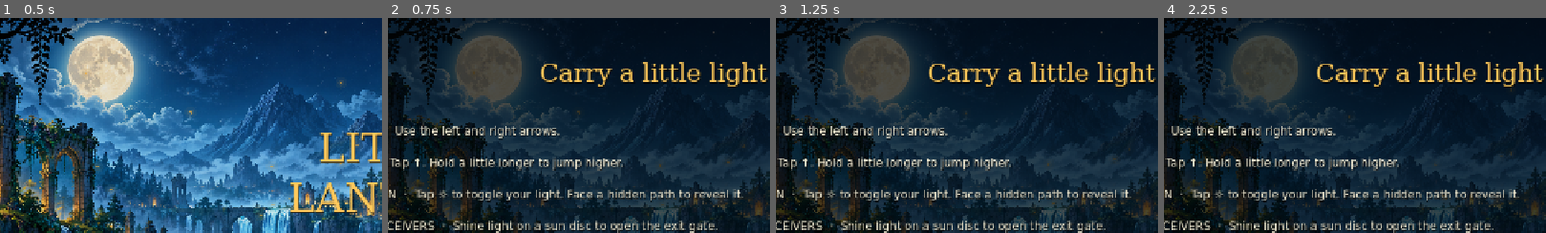
Above: before the commit, frames 1-4 (left to right).
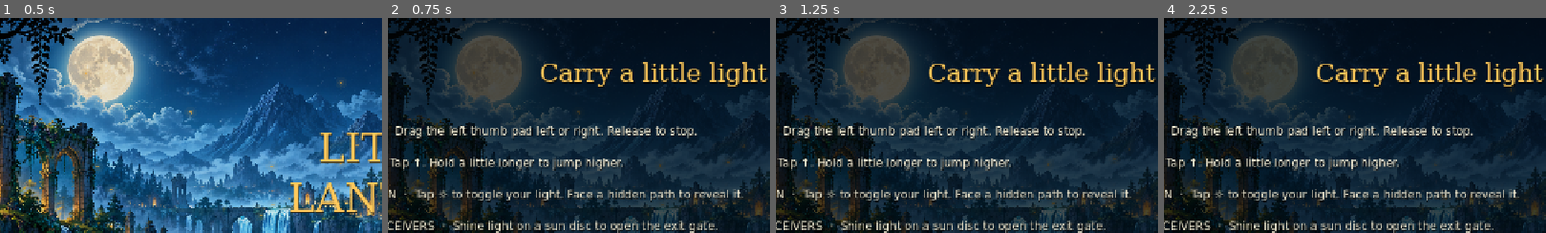
Above: after the commit, the same moments.

Repository: vinovsh/Little-Lantern-game
Game: Godot game, scene res://scenes/main.tscn
The game is run twice, just before and just after one commit, with the same random seed, the same clock (stepped at 60 frames per second) and the same inputs. Sound files missing from this copy of the repository are replaced by a short silence.
Inputs:
- Up to frame 1 (0.5 s): no input
- Up to frame 2 (0.75 s): click "How to play" at 0.5 s
- Up to frame 3 (1.25 s): no input
- Up to frame 4 (2.25 s): click "LET’S EXPLORE" at 1.25 s; click "How to play" at 2 s
The pictures show only the part of the screen within x 15-65%, y 0-50%; the shares and areas given below are measured in that part.

Frame 1 is identical in both runs. In frame 2, 2.3% of the frame differs, in the area x 2-81%, y 50-57%; in frame 3, 2.3%; in frame 4, 2.2%.

Commit message:
Add left drag thumbstick and larger right jump control

Diff:
--- a/project.godot
+++ b/project.godot
@@ -6,7 +6,7 @@
 run/main_scene="res://scenes/main.tscn"
 config/features=PackedStringArray("4.5", "GL Compatibility")
 config/icon="res://assets/art/icon.png"
-config/version="1.0.1"
+config/version="1.0.2"
 
 [autoload]
 Save="*res://scripts/save_service.gd"
--- /dev/null
+++ b/scripts/drag_control.gd
@@ -0,0 +1,61 @@
+class_name LanternDragControl
+extends Node2D
+## One finger owns movement until release, even outside the pad.
+signal axis_changed(value: float)
+const TRAVEL := 46.0
+const DEAD_ZONE := 0.15
+var finger := -1
+var axis := 0.0
+var knob := Vector2.ZERO
+
+func _input(event: InputEvent) -> void:
+	if not is_visible_in_tree():
+		return
+	if event is InputEventScreenTouch:
+		if event.index == finger and (not event.pressed or event.canceled):
+			release()
+			get_viewport().set_input_as_handled()
+		elif event.pressed and not event.canceled and finger == -1:
+			var point: Vector2 = get_global_transform_with_canvas().affine_inverse() * event.position
+			if point.length() <= 82:
+				finger = event.index
+				move_knob(point)
+				get_viewport().set_input_as_handled()
+	elif event is InputEventScreenDrag and event.index == finger:
+		move_knob(get_global_transform_with_canvas().affine_inverse() * event.position)
+		get_viewport().set_input_as_handled()
+
+func move_knob(point: Vector2) -> void:
+	knob = point.limit_length(TRAVEL)
+	var strength := clampf(point.x / TRAVEL, -1, 1)
+	axis = signf(strength) * maxf(0, (absf(strength) - DEAD_ZONE) / (1 - DEAD_ZONE))
+	axis_changed.emit(axis)
+	queue_redraw()
+
+func release() -> void:
+	var was_active := finger != -1 or axis != 0
+	finger = -1
+	axis = 0
+	knob = Vector2.ZERO
+	if was_active:
+		axis_changed.emit(0.0)
+	queue_redraw()
+
+func _notification(what: int) -> void:
+	if what == NOTIFICATION_VISIBILITY_CHANGED and not is_visible_in_tree():
+		release()
+	elif what == NOTIFICATION_EXIT_TREE:
+		release()
+
+func _draw() -> void:
+	var gold := Color(1, .79, .36)
+	draw_circle(Vector2.ZERO, 68, Color(.025, .07, .10, .8))
+	draw_arc(Vector2.ZERO, 67, 0, TAU, 72, Color(.87, .84, .7, .7), 2, true)
+	draw_arc(Vector2.ZERO, 46, 0, TAU, 64, Color(.87, .84, .7, .18), 1, true)
+	for direction in [-1, 1]:
+		var x: float = direction * 51.0
+		draw_polyline(PackedVector2Array([Vector2(x-direction*5,-7),Vector2(x,0),Vector2(x-direction*5,7)]),Color(.9,.86,.72,.7),2,true)
+	draw_circle(knob + Vector2(0, 3), 28, Color(0, 0, 0, .3))
+	draw_circle(knob, 27, Color(.20, .27, .27) if finger == -1 else Color(.37,.31,.16))
+	draw_arc(knob, 27, 0, TAU, 48, gold if finger != -1 else Color(.9,.85,.67), 2, true)
+	draw_circle(knob, 9, Color(1,.79,.36,.3))
--- a/scripts/game.gd
+++ b/scripts/game.gd
@@ -16,6 +16,7 @@
 var menu_effects: LanternEffects
 var hud_count: Label
 var hud_lantern: LanternTouchControl
+var hud_move: LanternDragControl
 var status_label: Label
 var notification_label: Label
 var notice_remaining := 0.0
@@ -118,6 +119,7 @@
 	ui_layer.add_child(ui)
 	hud_count = null
 	hud_lantern = null
+	hud_move = null
 	status_label = null
 	notification_label = null
 	modal_controls.clear()
@@ -305,7 +307,7 @@
 	completing = false
 	show_hud()
 	if index <= 2 and not Save.best(index).completed:
-		toast("Move and jump. Tap the lantern to reveal hidden paths.",6)
+		toast("Drag the left pad to move. Tap ↑ to jump and ☼ for light.",6)
 	world.persist_checkpoint()
 	if not focused:
 		show_pause()
@@ -322,20 +324,26 @@
 	label(world.level.title,Rect2(screen_width/2-260,69,520,28),16,MUTED,null,false,HORIZONTAL_ALIGNMENT_CENTER)
 	button("?",Rect2(screen_width-margin_right-136,25,55,50),hint_pressed,false,null,true)
 	button("Ⅱ",Rect2(screen_width-margin_right-61,25,58,50),show_pause,false,null,true)
-	add_touch("left","◀",Vector2(margin_left+39,screen_height-64))
-	add_touch("right","▶",Vector2(margin_left+140,screen_height-64))
-	add_touch("jump","↑",Vector2(screen_width-margin_right-150,screen_height-64))
-	hud_lantern = add_touch("lantern","☼",Vector2(screen_width-margin_right-44,screen_height-64))
-	label("JUMP",Rect2(screen_width-margin_right-192,screen_height-17,84,14),10,MUTED,null,false,HORIZONTAL_ALIGNMENT_CENTER)
-	label("LIGHT",Rect2(screen_width-margin_right-86,screen_height-17,84,14),10,GOLD,null,false,HORIZONTAL_ALIGNMENT_CENTER)
+	hud_move = LanternDragControl.new()
+	hud_move.position = Vector2(margin_left+100,screen_height-95)
+	hud_move.axis_changed.connect(func(value: float):
+		if is_instance_valid(world): world.hero.touch_direction = value
+	)
+	ui.add_child(hud_move)
+	add_touch("jump","↑",Vector2(screen_width-margin_right-64,screen_height-95),50)
+	hud_lantern = add_touch("lantern","☼",Vector2(screen_width-margin_right-180,screen_height-85))
+	label("DRAG TO MOVE",Rect2(margin_left+20,screen_height-25,160,18),10,MUTED,null,false,HORIZONTAL_ALIGNMENT_CENTER)
+	label("JUMP",Rect2(screen_width-margin_right-106,screen_height-26,84,18),10,MUTED,null,false,HORIZONTAL_ALIGNMENT_CENTER)
+	label("LIGHT",Rect2(screen_width-margin_right-222,screen_height-26,84,18),10,GOLD,null,false,HORIZONTAL_ALIGNMENT_CENTER)
 	status_label = label("",Rect2(screen_width/2-250,screen_height-61,500,32),17,MUTED,null,false,HORIZONTAL_ALIGNMENT_CENTER)
 	notification_label = label("",Rect2(screen_width/2-410,137,820,45),22,IVORY,null,true,HORIZONTAL_ALIGNMENT_CENTER)
 	update_hud()
 
-func add_touch(action: String, glyph: String, point: Vector2) -> LanternTouchControl:
+func add_touch(action: String, glyph: String, point: Vector2, radius := 39.0) -> LanternTouchControl:
 	var control := LanternTouchControl.new()
 	control.action = action
 	control.glyph = glyph
+	control.button_radius = radius
 	control.position = point
 	ui.add_child(control)
 	return control
@@ -551,7 +559,7 @@
 	clear_ui()
 	shade(.7)
 	label("Carry a little light",Rect2(0,60,screen_width,65),42,GOLD,null,true,HORIZONTAL_ALIGNMENT_CENTER)
-	var lines := ["MOVE  ·  Use the left and right arrows.","JUMP  ·  Tap ↑. Hold a little longer …(388 unchanged characters)…
+	var lines := ["MOVE  ·  Drag the left thumb pad left or right. Release to stop.","JUMP  ·  Tap ↑. Hold a little longer …(388 unchanged characters)…
 	for i in range(lines.size()):
 		label(lines[i],Rect2(120,166+i*53,screen_width-240,48),19,IVORY)
 	label("Keyboard: A / D or arrows · Space to jump · E for light · Esc to pause",Rect2(70,555,screen_width-140,35),16,MUTED,null,false,HORIZONTAL_ALIGNMENT_CENTER)
@@ -618,6 +626,10 @@
 		else: show_pause()
 
 func release_controls() -> void:
+	if is_instance_valid(hud_move):
+		hud_move.release()
+	if is_instance_valid(world):
+		world.hero.touch_direction = 0.0
 	for action in ["left","right","jump","lantern"]:
 		Input.action_release(action)
 
--- a/scripts/hero.gd
+++ b/scripts/hero.gd
@@ -13,6 +13,7 @@
 var was_grounded := false
 var protection := 0.0
 var frozen := false
+var touch_direction := 0.0
 
 func _ready() -> void:
 	collision_layer = 2
@@ -51,7 +52,7 @@
 	if frozen:
 		return
 	protection = maxf(0, protection - delta)
-	var direction := Input.get_axis("left", "right")
+	var direction := clampf(Input.get_axis("left", "right") + touch_direction, -1, 1)
 	velocity.x = move_toward(velocity.x, direction * SPEED, (2100 if is_on_floor() else 1300) * delta)
 	if direction != 0:
 		facing = 1 if direction > 0 else -1
--- a/scripts/touch_control.gd
+++ b/scripts/touch_control.gd
@@ -2,11 +2,12 @@
 extends TouchScreenButton
 var glyph := ""
 var active_gold := false
+var button_radius := 39.0
 var font := preload("res://assets/fonts/Interface.ttf")
 
 func _ready() -> void:
 	var circle := CircleShape2D.new()
-	circle.radius = 48
+	circle.radius = button_radius + 9
 	shape = circle
 	shape_centered = true
 	passby_press = false
@@ -20,10 +21,10 @@
 func _draw() -> void:
 	var held := is_pressed()
 	var gold := Color(1,.79,.36)
-	draw_circle(Vector2.ZERO,39,Color(.04,.09,.12,.83))
+	draw_circle(Vector2.ZERO,button_radius,Color(.04,.09,.12,.83))
 	if active_gold or held:
-		draw_circle(Vector2.ZERO,37,Color(1,.68,.17,.15 if not held else .4))
-	draw_arc(Vector2.ZERO,38,0,TAU,64,gold if active_gold or held else Color(.87,.84,.7,.8),1.5,true)
+		draw_circle(Vector2.ZERO,button_radius-2,Color(1,.68,.17,.15 if not held else .4))
+	draw_arc(Vector2.ZERO,button_radius-1,0,TAU,64,gold if active_gold or held else Color(.87,.84,.7,.8),1.5,true)
 	var size := 29
 	var width := font.get_string_size(glyph,HORIZONTAL_ALIGNMENT_LEFT,-1,size).x
 	draw_string(font,Vector2(-width/2,10),glyph,HORIZONTAL_ALIGNMENT_LEFT,-1,size,gold if active_gold else Color(.98,.94,.82))
--- a/tests/run_tests.gd
+++ b/tests/run_tests.gd
@@ -106,13 +106,49 @@
 	for i in range(10): await get_tree().physics_frame
 	var starting_x: float = game.world.hero.position.x
 	var starting_y: float = game.world.hero.position.y
-	touch(0,Vector2(game.margin_left+140,game.screen_height-64),true)
-	touch(1,Vector2(game.screen_width-game.margin_right-150,game.screen_height-64),true)
+	var pad: Vector2 = game.hud_move.global_position
+	var jump: Vector2 = Vector2(game.screen_width-game.margin_right-64,game.screen_height-95)
+	touch(0,pad,true)
+	drag(0,pad+Vector2(3,0))
+	check(game.world.hero.touch_direction == 0,"Drag dead zone prevents accidental movement")
+	drag(0,pad+Vector2(30,0))
+	check(game.world.hero.touch_direction > .4 and game.world.hero.touch_direction < .7,"Partial drag produces proportional movement")
+	drag(0,pad+Vector2(70,0))
+	touch(2,pad,true)
+	drag(2,pad-Vector2(70,0))
+	touch(2,pad,false)
+	check(game.world.hero.touch_direction == 1 and game.hud_move.finger == 0,"Another finger cannot steal movement")
+	touch(1,jump,true)
 	for i in range(12): await get_tree().physics_frame
-	check(game.world.hero.position.x > starting_x+20 and game.world.hero.position.y < starting_y-35,"Two simultaneous touch controls move and jump")
-	touch(0,Vector2(game.margin_left+140,game.screen_height-64),false)
-	touch(1,Vector2(game.screen_width-game.margin_right-150,game.screen_height-64),false)
-	check(not Input.is_action_pressed("right") and not Input.is_action_pressed("jump"),"Releasing both touches clears their actions")
+	check(game.world.hero.position.x > starting_x+20 and game.world.hero.position.y < starting_y-35,"Left drag and right jump work simultaneously")
+	touch(1,jump,false)
+	drag(0,pad-Vector2(150,0))
+	check(game.world.hero.touch_direction == -1,"Dragging across the pad reverses direction outside its bounds")
+	var turning_x: float = game.world.hero.position.x
+	for i in range(28): await get_tree().physics_frame
+	check(game.world.hero.position.x < turning_x,"Left drag moves the character left through real physics")
+	touch(0,pad-Vector2(250,0),false)
+	check(game.world.hero.touch_direction == 0 and not Input.is_action_pressed("jump"),"Releasing outside the pad stops movement")
+	touch(0,pad,true)
+	drag(0,pad+Vector2(60,0))
+	game._notification(NOTIFICATION_APPLICATION_FOCUS_OUT)
+	check(game.world.hero.touch_direction == 0 and game.hud_move == null,"Focus loss releases drag movement")
+	game._notification(NOTIFICATION_APPLICATION_FOCUS_IN)
+	game.resume_game()
+	drag(0,pad+Vector2(60,0))
+	check(game.world.hero.touch_direction == 0,"A stale drag after returning cannot restart movement")
+	touch(0,pad,true)
+	drag(0,pad+Vector2(60,0))
+	game._on_resize()
+	check(game.world.hero.touch_direction == 0 and game.hud_move.finger == -1,"Rebuilding the HUD clears held movement")
+	touch(0,pad,true)
+	drag(0,pad+Vector2(60,0))
+	var cancel := InputEventScreenTouch.new()
+	cancel.index = 0
+	cancel.position = pad
+	cancel.canceled = true
+	get_tree().root.push_input(cancel,true)
+	check(game.world.hero.touch_direction == 0 and game.hud_move.finger == -1,"Cancelled system touches release movement")
 	game.show_pause()
 	check(game.world.process_mode == Node.PROCESS_MODE_DISABLED,"Pause stops gameplay")
 	game.show_settings("pause")
@@ -171,3 +207,9 @@
 	event.position = position
 	event.pressed = pressed
 	get_tree().root.push_input(event,true)
+
+func drag(index: int, position: Vector2) -> void:
+	var event := InputEventScreenDrag.new()
+	event.index = index
+	event.position = position
+	get_tree().root.push_input(event,true)
Not shown, changed: export_presets.cfg
Not shown, added: scripts/drag_control.gd.uid
Not shown, changed: README.md
Not shown, changed: docs/VALIDATION.md
